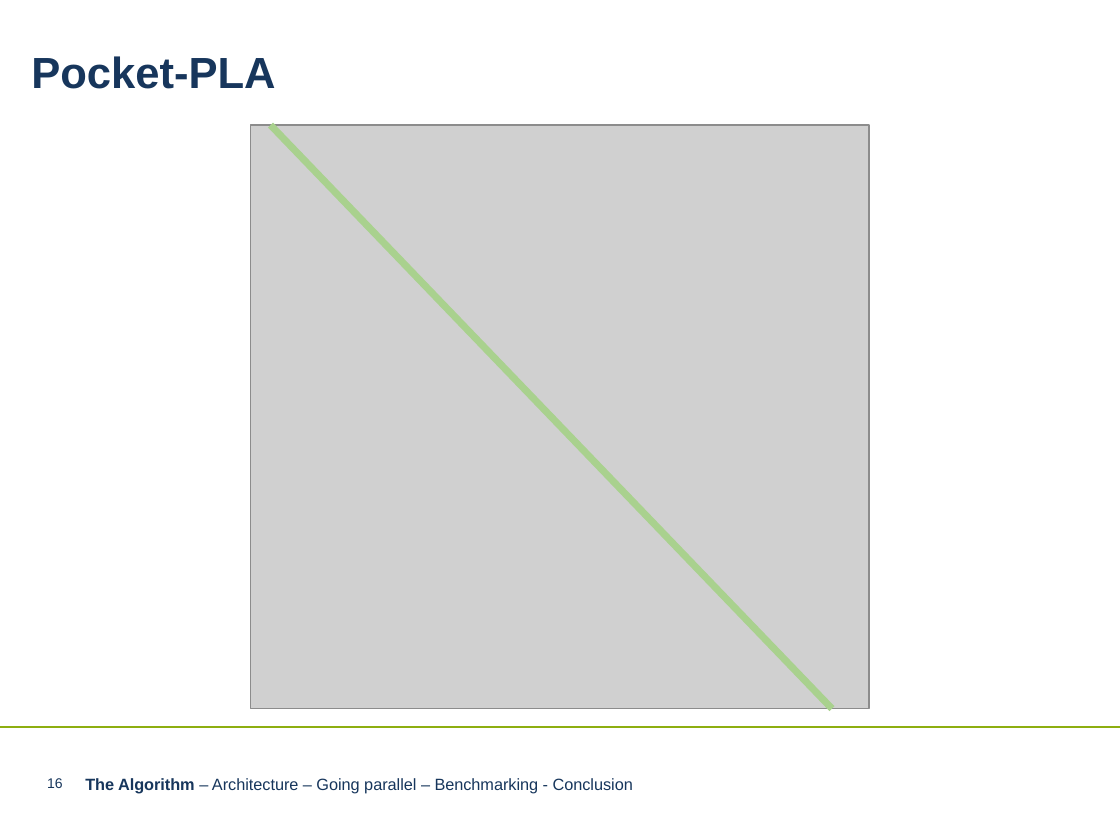
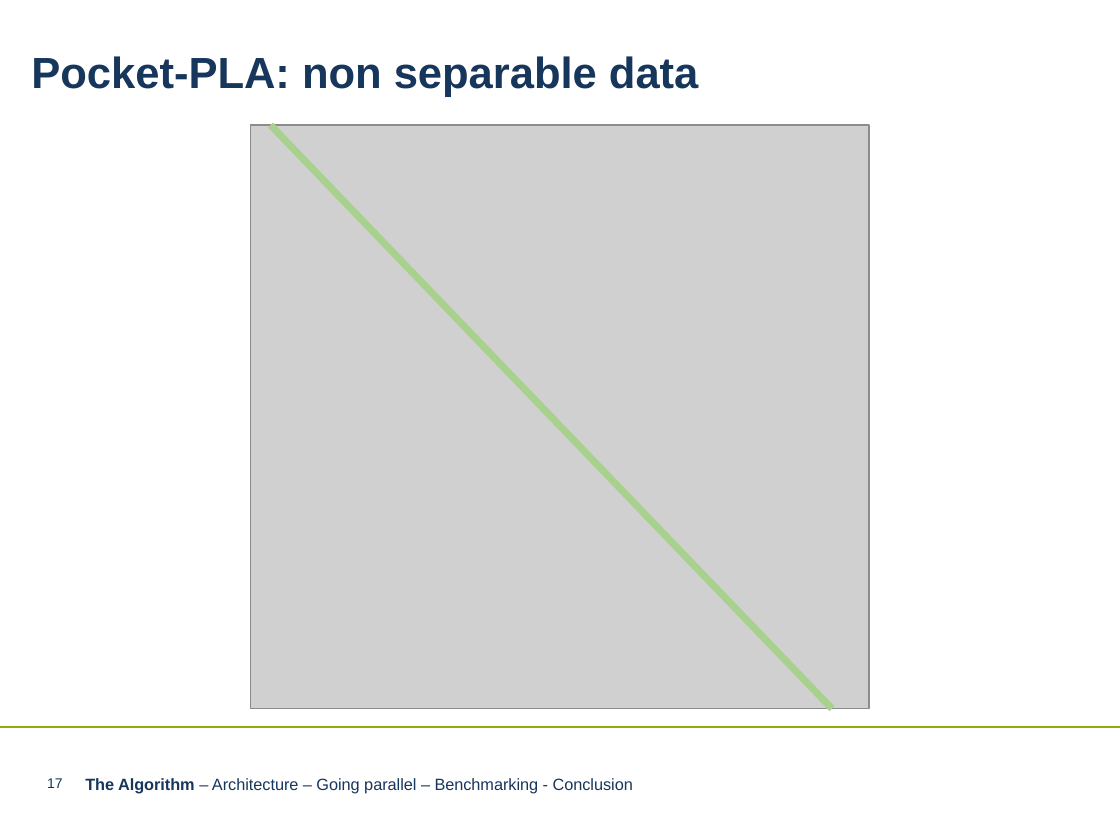
Before and after one commit to LnFlg/Perceptron, a slide deck: slide 17 of Perceptron Algorithm neueres PPT-Format.pptx (slide 16 before the commit). Drawn at 1120x840 pixels with LibreOffice and Linux fonts; fonts in the diff are those of the drawing; grey boxes stand for pictures; background and template pictures are left out. Boxes give left, top, right and bottom in pixels: in the first picture for what was removed or moved away, otherwise in the second. Text is boxed around its words. In the diff, an @@ line names an element or a change of style, - is before the commit and + after.

```diff
--- a/Perceptron Algorithm neueres PPT-Format.pptx
+++ b/Perceptron Algorithm neueres PPT-Format.pptx
@@ text at (31,56,698,97): text changed @@
-Pocket-PLA
+Pocket-PLA: non separable data
@@ page number at (47,778,63,788): text changed @@
-16
+17
```
Also in this commit, not shown: 26 other slides changed, 4 slides added.
